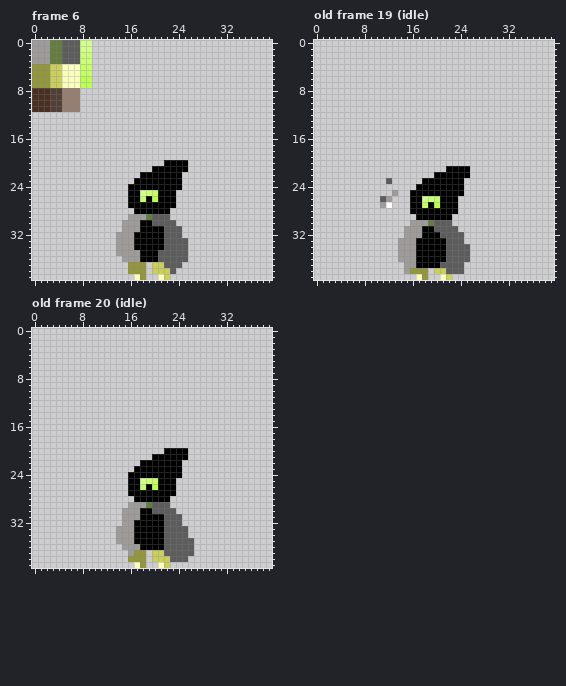
Pixel-art file -- Assests/Entities/player.ase. This is how it looked before the edit.
40x40 pixels, 38 frames. Colours within 5 levels of each other are drawn and written as one. Shown: frame 6, old frame 19 (idle), old frame 20 (idle). The commit also changed other frames, which this record leaves out.
After:
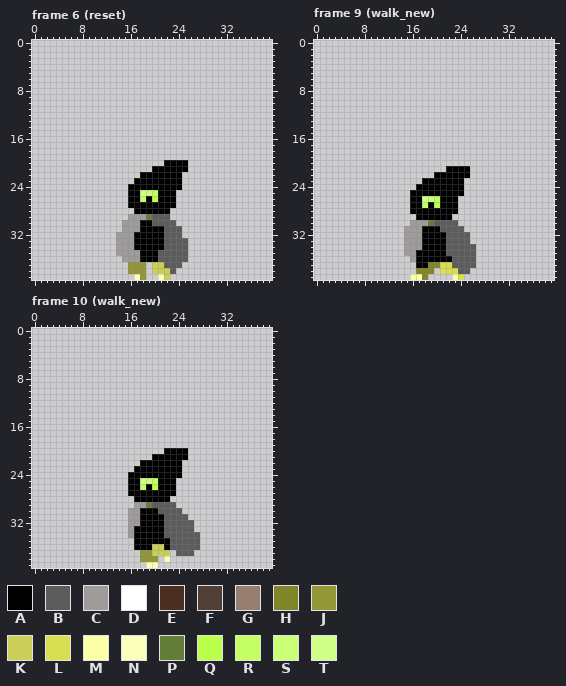
Palette (. is transparent): A #000000  B #5c5c5c  C #a09b9b  D #ffffff  E #4a2f20  F #524036  G #977e70  H #81852a  J #939737  K #cacf5a  L #d8de51  M #fbffa6  N #fcffbc  P #637d3a  Q #baff4e  R #c3ff64  S #c9ff74  T #d1ff89
A new or re-ordered frame is compared with the old frame closest to it.
Changes in this commit:
frames re-ordered
Changed rows in their new state; - is an unchanged pixel.
Frame 6 (reset), layer "Body":
first column x 0:
 0 ..........
 1 ..........
 2 ..........
 3 ..........
 4 ..........
 5 ..........
 6 ..........
 7 ..........
 8 ........--
 9 ........--
10 ........--
11 ........--
Frame 9 (walk_new) against old frame 19 (idle), layers "Attack", "Body":
first column x 11:
23 -.--------------
25 --.-------------
26 ..--------------
27 ..--------------
30 ------------B---
31 ---------A---B--
32 ----------A---B-
33 ---.--C-------B-
34 ---.--C--------B
35 ---.-----------B
36 ---..------A---B
37 ----..--HHLL--BB
38 ----..HHH.LLL-B-
39 -----MMH--..ML--
Frame 10 (walk_new) against old frame 20 (idle), layer "Body":
first column x 14:
29 --.------B----
30 -.----A---B---
31 -.---------B--
32 -.-C-------BB-
33 ..----------B-
34 ..----------BB
35 ...-----A----B
36 -..A--KKA----B
37 --..-J--K.----
38 --..-JJ.N...--
39 ---..NN..-----
